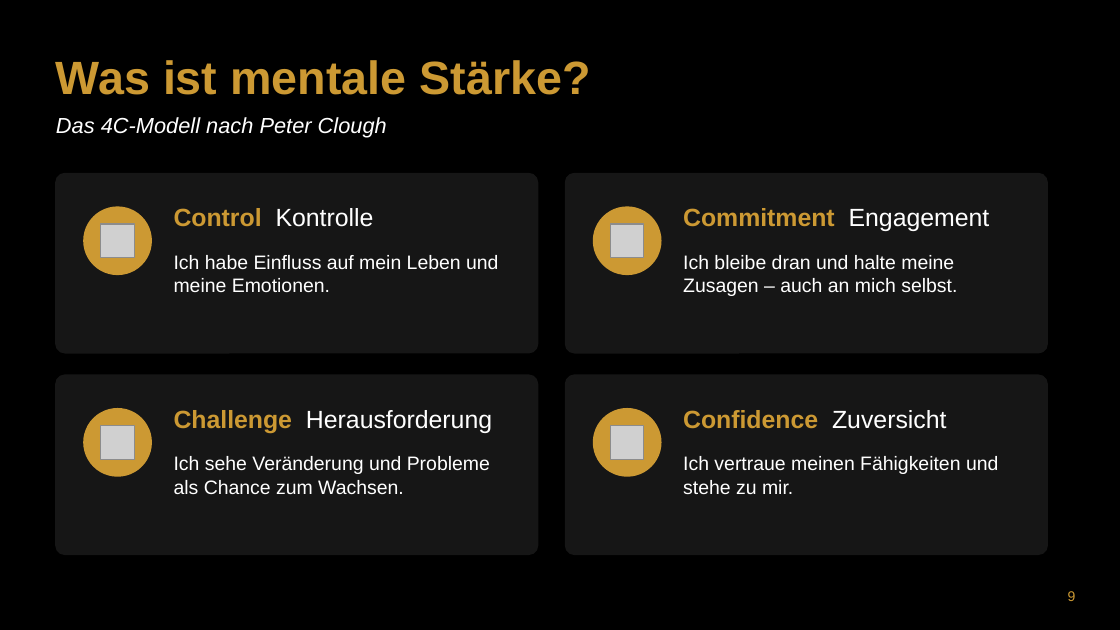
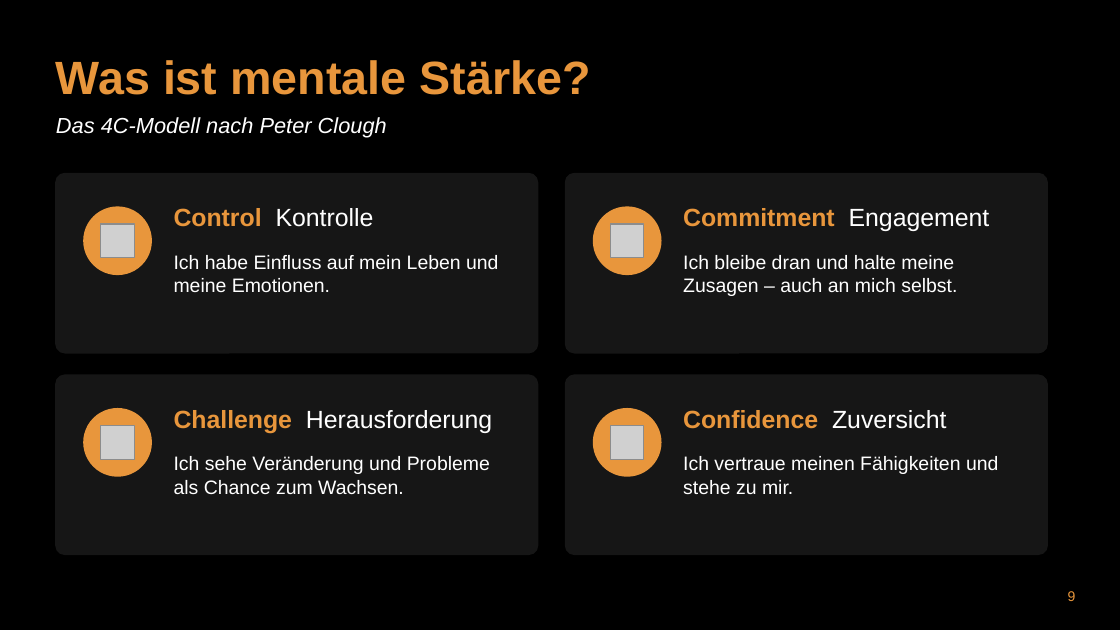
Before and after one commit to munderlohsven-dev/BVKT, a slide deck: slide 9 of praesentationen/mindset_mentale_staerke/Mindset_und_mentale_Staerke.pptx. Drawn at 1120x630 pixels with LibreOffice and Linux fonts; fonts in the diff are those of the drawing; grey boxes stand for pictures; background and template pictures are left out. Boxes give left, top, right and bottom in pixels: in the first picture for what was removed or moved away, otherwise in the second. Text is boxed around its words. In the diff, an @@ line names an element or a change of style, - is before the commit and + after.

```diff
--- a/praesentationen/mindset_mentale_staerke/Mindset_und_mentale_Staerke.pptx
+++ b/praesentationen/mindset_mentale_staerke/Mindset_und_mentale_Staerke.pptx
@@ text "Was ist mentale Stärke?" at (56, 60, 590, 95): text colour #CC9933 to #E8963C @@
@@ text "Control Kontrolle" at (174, 208, 374, 227): text colour #CC9933 to #E8963C in "Control" @@
@@ text "Commitment Engagement" at (683, 208, 990, 231): text colour #CC9933 to #E8963C in "Commitment" @@
@@ text "Challenge Herausforderung" at (174, 410, 492, 434): text colour #CC9933 to #E8963C in "Challenge" @@
@@ fill #CC9933 to #E8963C; outline #CC9933 1 pt to #E8963C 1 pt in 4 elements at (84, 207, 151, 274), (594, 207, 661, 274), (84, 409, 151, 476), (594, 409, 661, 476) @@
@@ text "Confidence Zuversicht" at (683, 410, 946, 429): text colour #CC9933 to #E8963C in "Confidence" @@
@@ page number at (1068, 591, 1076, 601): text colour #CC9933 to #E8963C @@
```
Also in this commit, not shown: 29 other slides changed, 2 other files.
